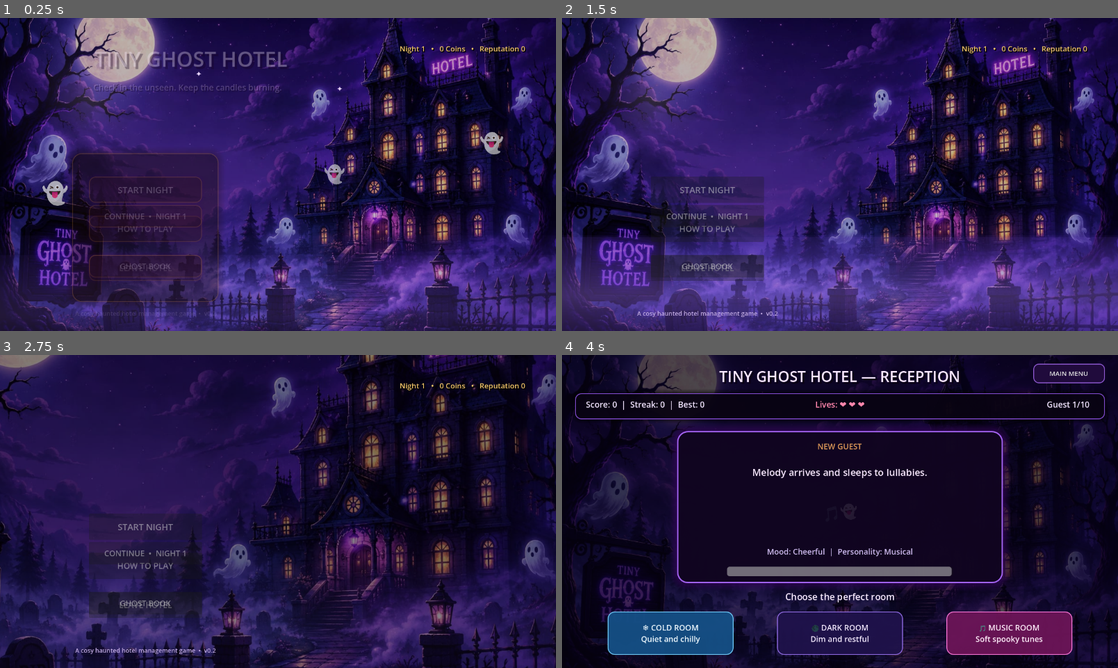
Above: before the commit, frames 1-4 (two rows, left to right).
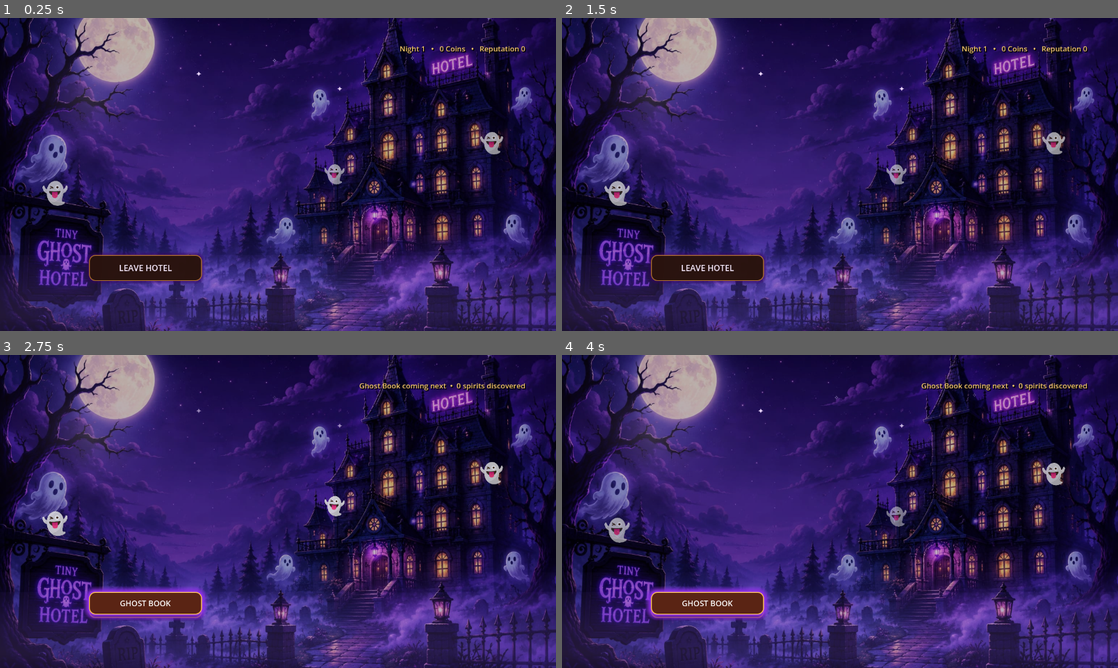
Above: after the commit, the same moments.

Repository: 22koki/tiny-ghost-hotel
Game: Godot game, scene res://scenes/MainMenu.tscn
The game is run twice, just before and just after one commit, with the same random seed, the same clock (stepped at 60 frames per second) and the same inputs.
Inputs (mouse positions are in pixels of both pictures, inside the frame that each line leads up to):
- Up to frame 1 (0.25 s): no input
- Up to frame 2 (1.5 s): click (706, 190) at 0.5 s, where only the run before the commit has a clickable "START NIGHT"; click (1067, 36) at 1.25 s, where only the run after the commit has a clickable "MAIN MENU"
- Up to frame 3 (2.75 s): click (144, 605) at 2 s, where only the run after the commit has a clickable "LEAVE HOTEL"
- Up to frame 4 (4 s): click (706, 605) at 2.75 s, where only the run after the commit has a clickable "LEAVE HOTEL"; click (706, 605) at 3.5 s, where only the run after the commit has a clickable "LEAVE HOTEL"

The runs differ from the first frame. In frame 1, 13% of the frame differs, in the area x 12-52%, y 10-96%; in frame 2, 14%; in frame 3, 67%; in frame 4, 80%, in the area x 0-100%, y 0-100%.
Error after the commit: Invalid access to property or key 'pressed' on a base object of type 'null instance'. (res://scripts/main_menu.gd:141)

Commit message:
feat: link hotel rooms management from main menu

Diff:
--- a/scripts/main_menu.gd
+++ b/scripts/main_menu.gd
@@ -26,6 +26,7 @@
 @onready var how_to_play_button: Button = $HowToPlayButton
 @onready var load_game_button: Button = $LoadGameButton
 @onready var ghost_book_button: Button = $GhostBookButton
+@onready var rooms_button: Button = $RoomsButton
 @onready var quit_button: Button = $QuitButton
 @onready var hotel_status_label: Label = $HotelStatusLabel
 
@@ -118,6 +119,11 @@
 	)
 
 	connect_button(
+		rooms_button,
+		_on_rooms_pressed
+	)
+
+	connect_button(
 		quit_button,
 		_on_quit_pressed
 	)
@@ -142,6 +148,7 @@
 		load_game_button,
 		how_to_play_button,
 		ghost_book_button,
+		rooms_button,
 		quit_button,
 		close_how_to_play_button
 	]
@@ -176,6 +183,7 @@
 	load_game_button.modulate.a = 0.0
 	how_to_play_button.modulate.a = 0.0
 	ghost_book_button.modulate.a = 0.0
+	rooms_button.modulate.a = 0.0
 	quit_button.modulate.a = 0.0
 
 	title_label.scale = Vector2(0.72, 0.72)
@@ -250,6 +258,13 @@
 		"modulate:a",
 		1.0,
 		1.22
+	)
+
+	tween.tween_property(
+		rooms_button,
+		"modulate:a",
+		1.0,
+		1.26
 	)
 
 	tween.tween_property(
@@ -681,6 +696,7 @@
 	load_game_button.disabled = true
 	how_to_play_button.disabled = true
 	ghost_book_button.disabled = true
+	rooms_button.disabled = true
 	quit_button.disabled = true
 
 	stop_background_animations()
@@ -881,3 +897,10 @@
 		return
 	animate_button_press(ghost_book_button)
 	hotel_status_label.text = "Ghost Book coming next  •  %d spirits discovered" % GameState.discovered_ghosts.size()
+
+
+func _on_rooms_pressed() -> void:
+	if entering_hotel or popup_open:
+		return
+	animate_button_press(rooms_button)
+	get_tree().change_scene_to_file("res://scenes/RoomsOverview.tscn")
